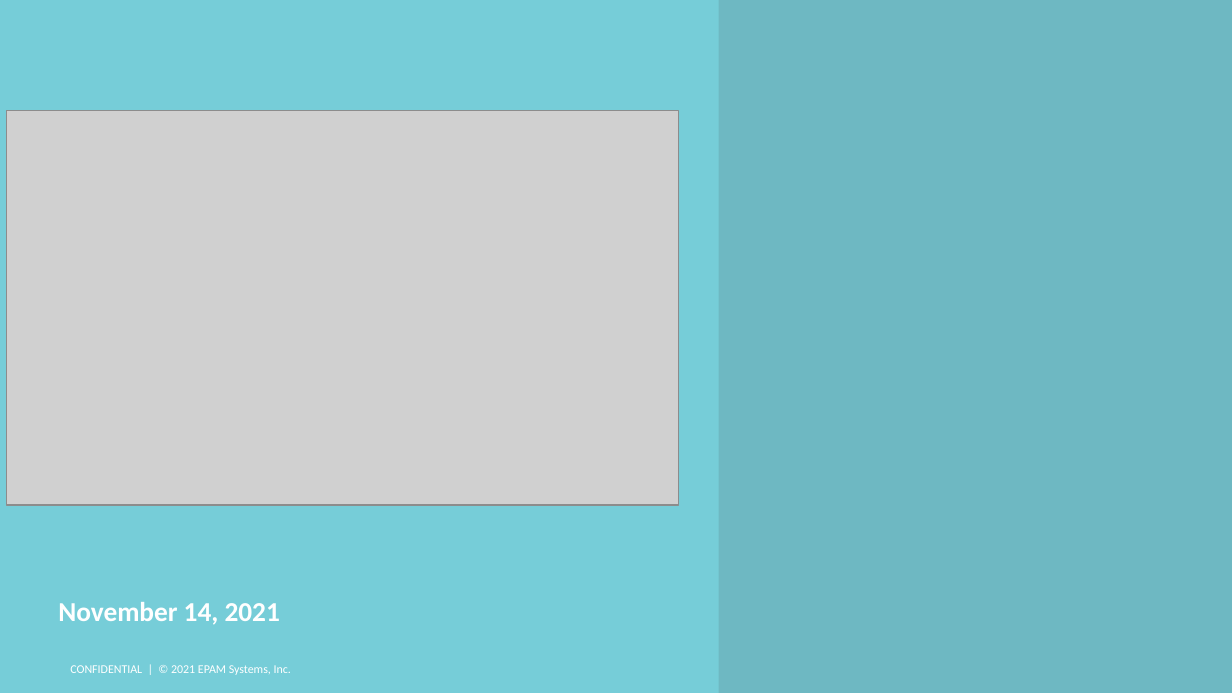
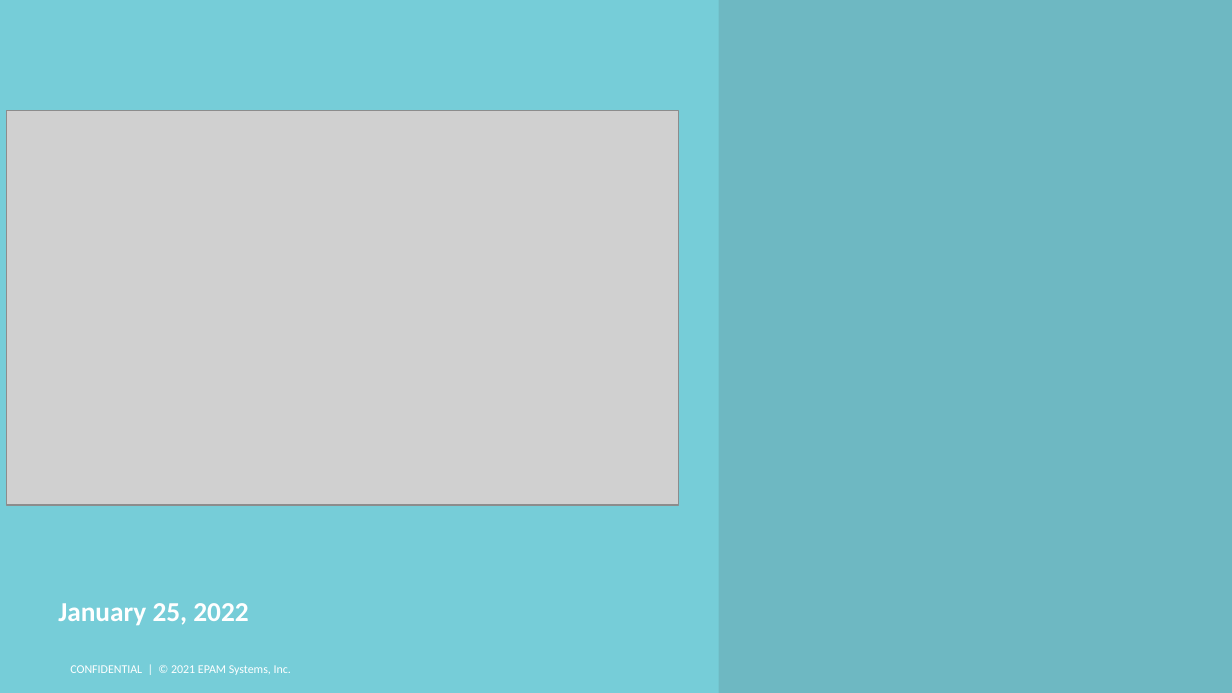
Before and after one commit to AndreyQC/MSBI.Lab, a slide deck: slide 1 of MSSQL.E07/MSSQL.E07.pptx. Drawn at 1232x693 pixels with LibreOffice and Linux fonts; fonts in the diff are those of the drawing; grey boxes stand for pictures; background and template pictures are left out. Boxes give left, top, right and bottom in pixels: in the first picture for what was removed or moved away, otherwise in the second. Text is boxed around its words. In the diff, an @@ line names an element or a change of style, - is before the commit and + after.

```diff
--- a/MSSQL.E07/MSSQL.E07.pptx
+++ b/MSSQL.E07/MSSQL.E07.pptx
@@ text at (58, 603, 248, 626): text changed @@
-November 14, 2021
+January 25, 2022
```
Also in this commit, not shown: 9 other files.
